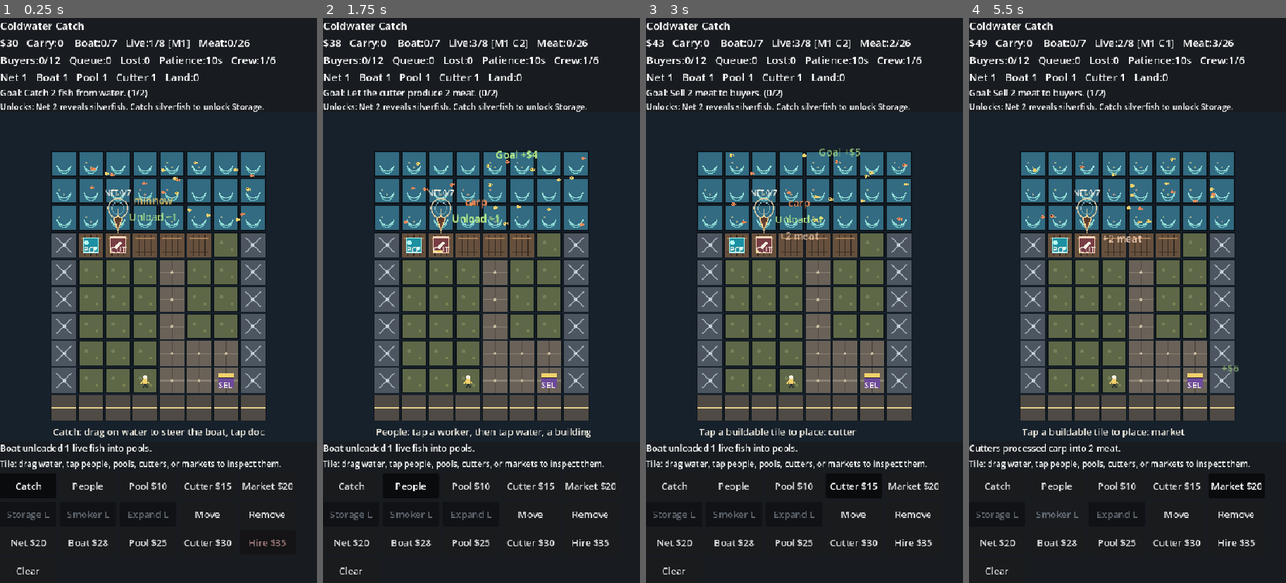
Above: before the commit, frames 1-4 (left to right).
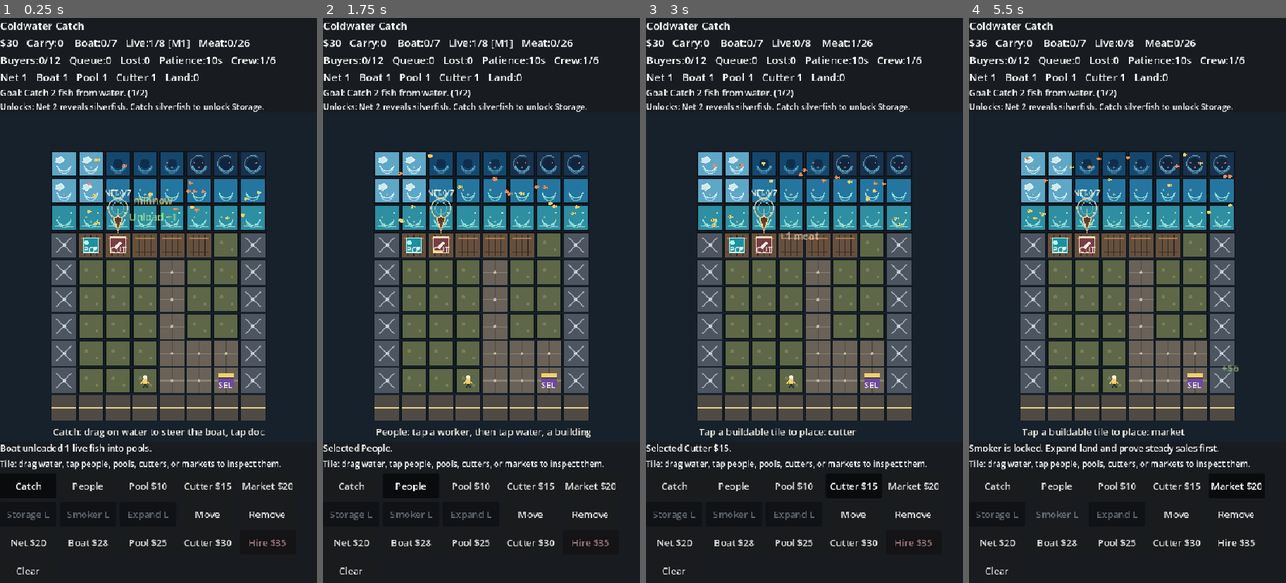
Above: after the commit, the same moments.

Repository: FunnySkillz/project_tilesgame
Game: Godot game, scene res://scenes/Main.tscn
Same seed, same stepped clock (60 frames per second), same inputs: the game is played once before the commit and once after it.
Inputs:
- Up to frame 1 (0.25 s): no input
- Up to frame 2 (1.75 s): click "Catch" at 0.5 s; click "People" at 1.25 s
- Up to frame 3 (3 s): click "Pool $10" at 2 s; click "Cutter $15" at 2.75 s
- Up to frame 4 (5.5 s): click "Market $20" at 3.5 s; click "Storage L" at 4.25 s; click "Smoker L" at 5 s

The runs differ from the first frame. In frame 1, 6.8% of the frame differs, in the area x 16-84%, y 23-38%; in frame 2, 8.0%; in frame 3, 8.0%; in frame 4, 8.2%, in the area x 0-84%, y 3-78%.

Commit message:
Add fishing water zones

Diff:
--- a/scripts/fishing/FishAgent.gd
+++ b/scripts/fishing/FishAgent.gd
@@ -17,14 +17,14 @@
 	return self
 
 
-func tick(delta: float, water_min: Vector2, water_max: Vector2, boat_position: Vector2) -> void:
+func tick(delta: float, water_min: Vector2, water_max: Vector2, boat_position: Vector2, zone_speed_modifier: float = 1.0) -> void:
 	turn_timer -= delta
 	wiggle_phase += delta * _wiggle_speed()
 
-	var desired_velocity := _wander_velocity()
+	var desired_velocity := _wander_velocity() * zone_speed_modifier
 	var away_from_boat := position - boat_position
 	if away_from_boat.length() < _flee_radius() and away_from_boat.length() > 0.001:
-		desired_velocity = away_from_boat.normalized() * _panic_speed()
+		desired_velocity = away_from_boat.normalized() * _panic_speed() * zone_speed_modifier
 
 	velocity = velocity.lerp(desired_velocity, clamp(delta * _turn_response(), 0.0, 1.0))
 	var swim_velocity := velocity
--- a/scripts/main.gd
+++ b/scripts/main.gd
@@ -1,6 +1,7 @@
 extends Control
 
 enum TileKind { WATER, LAND, DOCK, PLAZA, ROAD, EXPANSION }
+enum WaterZone { SHALLOW, OPEN, COLD, DEEP, MONSTER }
 enum BuildKind { NONE, POOL, CUTTER, MARKET, STORAGE, SMOKER }
 enum GoalStep { CATCH, STORE, PROCESS, SELL, UPGRADE, BUILD, NET_TWO, SILVERFISH, STORAGE, EXPAND, STABLE_SALES, SMOKER, SMOKED_SALE, COOK_SALE, MERCHANT_ORDER, DOCK_ORDER, COMPLETE }
 enum FishKind { MINNOW, CARP, SILVERFISH }
@@ -184,6 +185,7 @@
 	for y in GRID_H:
 		var row: Array = []
 		for x in GRID_W:
+			var cell := Vector2i(x, y)
 			var kind := TileKind.LAND
 			if y < WATER_ROWS:
 				kind = TileKind.WATER
@@ -193,12 +195,14 @@
 				kind = TileKind.EXPANSION
 			elif y == WATER_ROWS and x <= 5:
 				kind = TileKind.DOCK
-			elif _is_starter_plaza_cell(Vector2i(x, y)):
+			elif _is_starter_plaza_cell(cell):
 				kind = TileKind.PLAZA
-			var fish_kind := _random_fish_kind()
+			var water_zone := _water_zone_for_cell(cell) if kind == TileKind.WATER else WaterZone.SHALLOW
+			var fish_kind := _random_fish_kind_for_zone(water_zone)
 			var fish_count := randi_range(1, 2) if kind == TileKind.WATER and randf() < 0.45 else 0
 			row.append({
 				"kind": kind,
+				"water_zone": water_zone,
 				"building": BuildKind.NONE,
 				"fish": fish_count,
 				"fish_kind": fish_kind,
@@ -251,6 +255,107 @@
 	tiles[cell.y][cell.x] = tile
 
 
+func _water_zone_for_cell(cell: Vector2i) -> int:
+	if cell.y >= WATER_ROWS:
+		return WaterZone.SHALLOW
+	if cell.y == WATER_ROWS - 1:
+		return WaterZone.SHALLOW
+	if cell.y == 0 and cell.x >= GRID_W - 3:
+		return WaterZone.MONSTER
+	if cell.x <= 1:
+		return WaterZone.COLD
+	if cell.y == 0:
+		return WaterZone.DEEP
+	return WaterZone.OPEN
+
+
+func _water_zone_at_world_position(position: Vector2) -> int:
+	var cell := Vector2i(
+		int(clamp(floor(position.x), 0.0, float(GRID_W - 1))),
+		int(clamp(floor(position.y), 0.0, float(WATER_ROWS - 1)))
+	)
+	var tile: Dictionary = tiles[cell.y][cell.x]
+	return int(tile["water_zone"])
+
+
+func _water_zone_name(water_zone: int) -> String:
+	match water_zone:
+		WaterZone.SHALLOW:
+			return "shallow water"
+		WaterZone.OPEN:
+			return "open water"
+		WaterZone.COLD:
+			return "cold water"
+		WaterZone.DEEP:
+			return "deep water"
+		WaterZone.MONSTER:
+			return "monster water"
+		_:
+			return "water"
+
+
+func _water_zone_short_name(water_zone: int) -> String:
+	match water_zone:
+		WaterZone.SHALLOW:
+			return "SHALLOW"
+		WaterZone.OPEN:
+			return "OPEN"
+		WaterZone.COLD:
+			return "COLD"
+		WaterZone.DEEP:
+			return "DEEP"
+		WaterZone.MONSTER:
+			return "MONSTER"
+		_:
+			return "WATER"
+
+
+func _water_zone_hint(water_zone: int) -> String:
+	match water_zone:
+		WaterZone.SHALLOW:
+			return "Minnows gather here."
+		WaterZone.OPEN:
+			return "Balanced early catches."
+		WaterZone.COLD:
+			return "Fish move slower; silverfish like the chill."
+		WaterZone.DEEP:
+			return "Better fish move faster here."
+		WaterZone.MONSTER:
+			return "Best early fish mix, but danger will live here later."
+		_:
+			return ""
+
+
+func _water_zone_color(water_zone: int) -> Color:
+	match water_zone:
+		WaterZone.SHALLOW:
+			return Color("#2e8fa2")
+		WaterZone.OPEN:
+			return Color("#2476a0")
+		WaterZone.COLD:
+			return Color("#5fa7c7")
+		WaterZone.DEEP:
+			return Color("#15476d")
+		WaterZone.MONSTER:
+			return Color("#18324f")
+		_:
+			return Color("#326b82")
+
+
+func _water_zone_speed_modifier(water_zone: int) -> float:
+	match water_zone:
+		WaterZone.SHALLOW:
+			return 0.92
+		WaterZone.COLD:
+			return 0.72
+		WaterZone.DEEP:
+			return 1.1
+		WaterZone.MONSTER:
+			return 1.28
+		_:
+			return 1.0
+
+
 func _init_active_fishing() -> void:
 	active_fish_agents.clear()
 	boat_agent.setup(_boat_home_position())
@@ -259,13 +364,59 @@
 
 
 func _spawn_active_fish() -> void:
-	var start_position := Vector2(
-		randf_range(0.35, float(GRID_W) - 0.35),
-		randf_range(0.25, float(WATER_ROWS) - 0.35)
-	)
+	var water_zone := _random_active_fish_zone()
+	var start_position := _random_position_in_water_zone(water_zone)
 	var angle := randf_range(0.0, TAU)
 	var velocity := Vector2(cos(angle), sin(angle)) * randf_range(0.25, 0.55)
-	active_fish_agents.append(FishAgentScript.new().setup(start_position, velocity, _random_fish_kind()))
+	active_fish_agents.append(FishAgentScript.new().setup(start_position, velocity, _random_fish_kind_for_zone(water_zone)))
+
+
+func _random_active_fish_zone() -> int:
+	var roll := randf()
+	if net_level < 2:
+		if roll < 0.52:
+			return WaterZone.SHALLOW
+		if roll < 0.82:
+			return WaterZone.OPEN
+		if roll < 0.94:
+			return WaterZone.COLD
+		return WaterZone.DEEP
+	if boat_agent.level >= 2:
+		if roll < 0.24:
+			return WaterZone.SHALLOW
+		if roll < 0.50:
+			return WaterZone.OPEN
+		if roll < 0.68:
+			return WaterZone.COLD
+		if roll < 0.88:
+			return WaterZone.DEEP
+		return WaterZone.MONSTER
+	if roll < 0.34:
+		return WaterZone.SHALLOW
+	if roll < 0.64:
+		return WaterZone.OPEN
+	if roll < 0.80:
+		return WaterZone.COLD
+	if roll < 0.95:
+		return WaterZone.DEEP
+	return WaterZone.MONSTER
+
+
+func _random_position_in_water_zone(water_zone: int) -> Vector2:
+	var cells: Array = []
+	for y in WATER_ROWS:
+		for x in GRID_W:
+			var tile: Dictionary = tiles[y][x]
+			if int(tile["water_zone"]) == water_zone:
+				cells.append(Vector2i(x, y))
+	if cells.is_empty():
+		return Vector2(randf_range(0.35, float(GRID_W) - 0.35), randf_range(0.25, float(WATER_ROWS) - 0.35))
+
+	var cell: Vector2i = cells[randi_range(0, cells.size() - 1)]
+	return Vector2(
+		float(cell.x) + randf_range(0.18, 0.82),
+		float(cell.y) + randf_range(0.18, 0.82)
+	)
 
 
 func _boat_home_position() -> Vector2:
@@ -494,7 +645,7 @@
 	var tile: Dictionary = tiles[cell.y][cell.x]
 	if tile["kind"] == TileKind.WATER:
 		boat_agent.set_target(_water_cell_target(cell))
-		status_text = "Boat heading out. Drag on water to guide it, then tap the dock to unload."
+		status_text = "Boat heading to " + _water_zone_name(int(tile["water_zone"])) + ". Drag to guide it, then tap the dock to unload."
 		_add_popup_for_cell(cell, "Boat target", Color("#9fe4dd"))
 		return
 
@@ -792,7 +943,7 @@
 
 			tile["spawn_timer"] -= delta
 			if tile["spawn_timer"] <= 0.0:
-				tile["fish_kind"] = _random_fish_kind()
+				tile["fish_kind"] = _random_fish_kind_for_zone(int(tile["water_zone"]))
 				tile["fish"] = randi_range(1, min(3, 1 + net_level))
 				tile["spawn_timer"] = randf_range(3.0, 7.0)
 			tiles[y][x] = tile
@@ -804,7 +955,8 @@
 	var water_min := Vector2(0.15, 0.15)
 	var water_max := Vector2(float(GRID_W) - 0.15, float(WATER_ROWS) - 0.2)
 	for fish in active_fish_agents:
-		fish.tick(delta, water_min, water_max, boat_agent.position)
+		var water_zone := _water_zone_at_world_position(fish.position)
+		fish.tick(delta, water_min, water_max, boat_agent.position, _water_zone_speed_modifier(water_zone))
 
 	_collect_fish_in_net()
 	while active_fish_agents.size() < ACTIVE_FISH_MAX:
@@ -1639,7 +1791,49 @@
 
 
 func _random_fish_kind() -> int:
+	return _random_fish_kind_for_zone(WaterZone.OPEN)
+
+
+func _random_fish_kind_for_zone(water_zone: int) -> int:
 	var roll := randf()
+	match water_zone:
+		WaterZone.SHALLOW:
+			if net_level >= 2 and roll > 0.92:
+				return FishKind.SILVERFISH
+			if roll < 0.82:
+				return FishKind.MINNOW
+			return FishKind.CARP
+		WaterZone.COLD:
+			if net_level >= 2:
+				if roll < 0.36:
+					return FishKind.MINNOW
+				if roll < 0.62:
+					return FishKind.CARP
+				return FishKind.SILVERFISH
+			if roll < 0.62:
+				return FishKind.MINNOW
+			return FishKind.CARP
+		WaterZone.DEEP:
+			if net_level >= 2:
+				if roll < 0.22:
+					return FishKind.MINNOW
+				if roll < 0.64:
+					return FishKind.CARP
+				return FishKind.SILVERFISH
+			if roll < 0.42:
+				return FishKind.MINNOW
+			return FishKind.CARP
+		WaterZone.MONSTER:
+			if net_level >= 2:
+				if roll < 0.18:
+					return FishKind.MINNOW
+				if roll < 0.46:
+					return FishKind.CARP
+				return FishKind.SILVERFISH
+			if roll < 0.25:
+				return FishKind.MINNOW
+			return FishKind.CARP
+
 	if net_level >= 3:
 		if roll < 0.30:
 			return FishKind.MINNOW
@@ -2323,7 +2517,7 @@
 
 			var fill := Color("#5e6747")
 			if tile["kind"] == TileKind.WATER:
-				fill = Color("#326b82")
+				fill = _water_zone_color(int(tile["water_zone"]))
 			elif tile["kind"] == TileKind.DOCK:
 				fill = Color("#66503d")
 			elif tile["kind"] == TileKind.PLAZA:
@@ -2336,7 +2530,7 @@
 			draw_rect(rect, Color("#0e151b"), false, 2.0)
 
 			if tile["kind"] == TileKind.WATER:
-				_draw_water_tile(rect, int(tile["fish"]), int(tile["fish_kind"]))
+				_draw_water_tile(rect, int(tile["fish"]), int(tile["fish_kind"]), int(tile["water_zone"]))
 			elif tile["kind"] == TileKind.DOCK:
 				_draw_dock_tile(rect, int(tile["building"]))
 			elif tile["kind"] == TileKind.PLAZA:
@@ -2356,9 +2550,19 @@
 				draw_rect(rect.grow(2.0), Color("#f2d16b"), false, 3.0)
 
 
-func _draw_water_tile(rect: Rect2, fish_count: int, fish_kind: int) -> void:
-	draw_arc(rect.get_center(), tile_px * 0.26, 0.2, PI - 0.2, 16, Color("#9fe4dd"), 2.0)
-	draw_arc(rect.get_center() + Vector2(0, 6), tile_px * 0.22, 0.2, PI - 0.2, 16, Color("#72c5c3"), 2.0)
+func _draw_water_tile(rect: Rect2, fish_count: int, fish_kind: int, water_zone: int) -> void:
+	var ripple_color := Color("#9fe4dd")
+	var secondary_color := Color("#72c5c3")
+	if water_zone == WaterZone.DEEP or water_zone == WaterZone.MONSTER:
+		ripple_color = Color("#5aa9c8")
+		secondary_color = Color("#326f8f")
+	elif water_zone == WaterZone.COLD:
+		ripple_color = Color("#d6f5ff")
+		secondary_color = Color("#a7d7e8")
+
+	draw_arc(rect.get_center(), tile_px * 0.26, 0.2, PI - 0.2, 16, ripple_color, 2.0)
+	draw_arc(rect.get_center() + Vector2(0, 6), tile_px * 0.22, 0.2, PI - 0.2, 16, secondary_color, 2.0)
+	_draw_water_zone_detail(rect, water_zone)
 
 	# Tile stock still powers worker autofishing; moving fish are the manual catch targets.
 	for i in fish_count:
@@ -2366,6 +2570,31 @@
 		var marker_color: Color = _fish_color(fish_kind).lerp(Color("#f5efe1"), 0.35)
 		marker_color.a = 0.55
 		draw_circle(rect.get_center() + offset, tile_px * 0.035, marker_color)
+
+
+func _draw_water_zone_detail(rect: Rect2, water_zone: int) -> void:
+	match water_zone:
+		WaterZone.SHALLOW:
+			draw_line(rect.position + Vector2(5, rect.size.y - 8), rect.end - Vector2(5, 6), Color("#a8e6dc"), 1.2)
+			draw_circle(rect.position + Vector2(rect.size.x * 0.78, rect.size.y * 0.28), tile_px * 0.035, Color("#bdebd7"))
+		WaterZone.COLD:
+			var floe := PackedVector2Array([
+				rect.position + Vector2(rect.size.x * 0.18, rect.size.y * 0.28),
+				rect.position + Vector2(rect.size.x * 0.38, rect.size.y * 0.20),
+				rect.position + Vector2(rect.size.x * 0.52, rect.size.y * 0.34),
+				rect.position + Vector2(rect.size.x * 0.34, rect.size.y * 0.48),
+				rect.position + Vector2(rect.size.x * 0.16, rect.size.y * 0.42)
+			])
+			var floe_outline := PackedVector2Array([floe[0], floe[1], floe[2], floe[3], floe[4], floe[0]])
+			draw_colored_polygon(floe, Color("#cde9f2"))
+			draw_polyline(floe_outline, Color("#f5fbff"), 1.2)
+		WaterZone.DEEP:
+			draw_circle(rect.get_center(), tile_px * 0.18, Color("#0e2e4b"))
+			draw_arc(rect.get_center(), tile_px * 0.31, PI * 0.08, PI * 0.85, 16, Color("#2d7598"), 1.4)
+		WaterZone.MONSTER:
+			draw_circle(rect.get_center(), tile_px * 0.22, Color("#10253d"))
+			draw_arc(rect.get_center(), tile_px * 0.31, PI * 0.1, PI * 1.7, 20, Color("#5b8aa0"), 1.5)
+			draw_circle(rect.get_center() + Vector2(tile_px * 0.12, -tile_px * 0.04), tile_px * 0.025, Color("#ff8f7a"))
 
 
 func _draw_road_tile(rect: Rect2) -> void:
@@ -2648,7 +2877,8 @@
 
 	var tile: Dictionary = tiles[selected_cell.y][selected_cell.x]
 	if tile["kind"] == TileKind.WATER:
-		return "Tile: water. Drag with Catch to steer the boat; visible fish caught in the net unload at the dock."
+		var water_zone := int(tile["water_zone"])
+		return "Tile: " + _water_zone_name(water_zone) + ". " + _water_zone_hint(water_zone) + " Drag with Catch to steer; unload at the dock."
 	if tile["kind"] == TileKind.DOCK:
 		return "Tile: dock. Tap with Catch to return and unload the boat. Dock tiles are buildable."
 	if tile["kind"] == TileKind.PLAZA:
Not shown, changed: README.md
Not shown, changed: docs/art_plan.md
Not shown, changed: docs/design_plan.md
Not shown, changed: docs/game_plan.md
Not shown, changed: docs/implementation_phases.md
